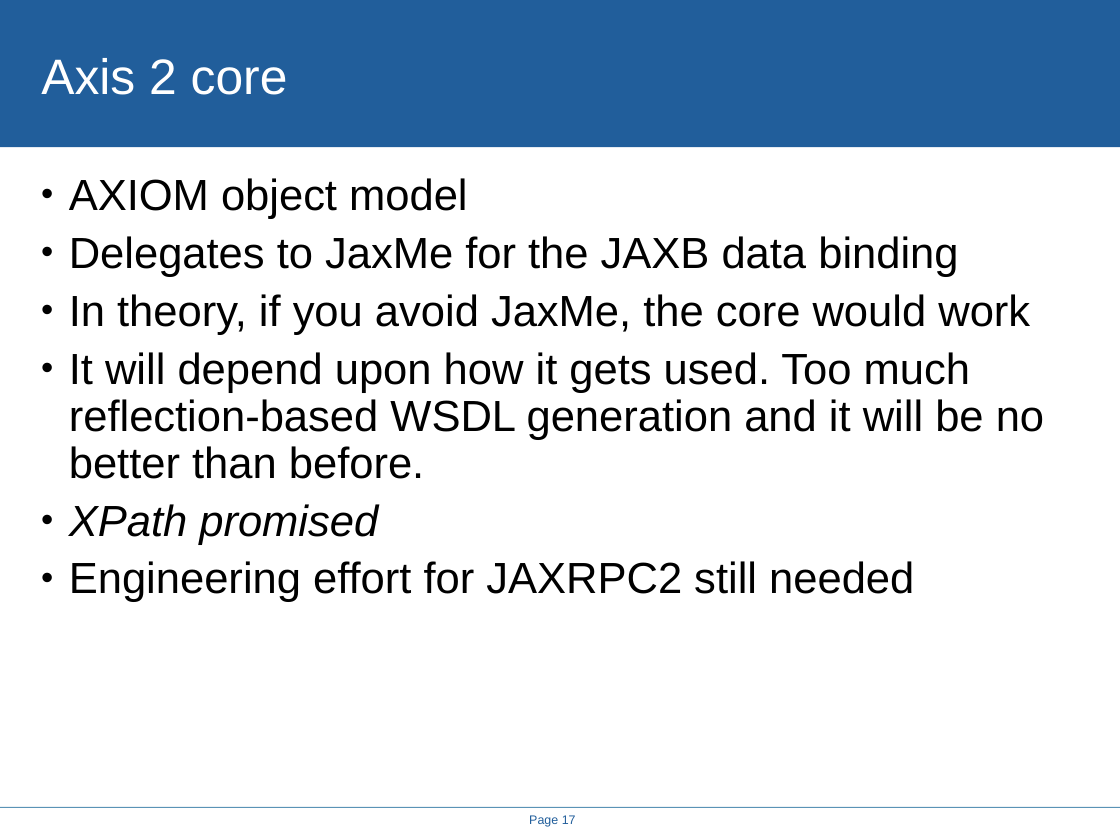
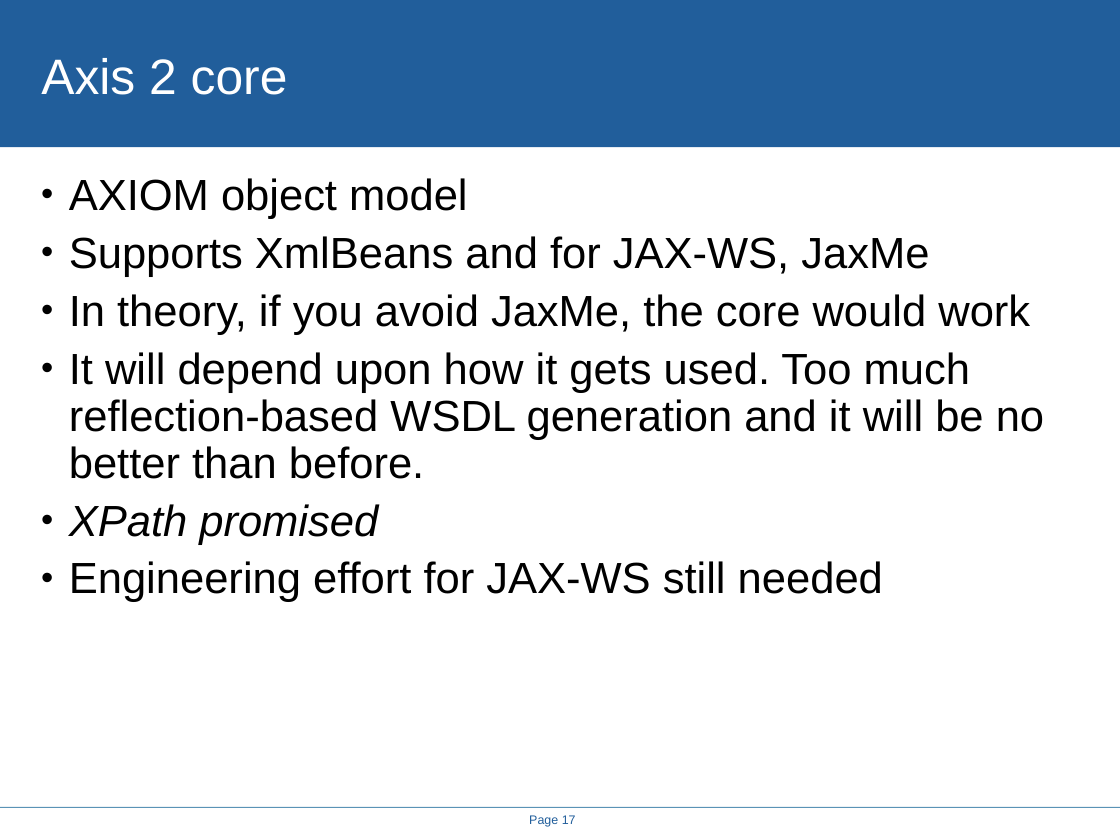
Before and after one commit to rhusar/smartfrog, a slide deck: slide 17 of projects/alpine/doc/icws2005/rethinking_the_java_SOAP_stack.ppt. Drawn at 1120x840 pixels with LibreOffice and Linux fonts; fonts in the diff are those of the drawing; background and template pictures are left out. Boxes give left, top, right and bottom in pixels: in the first picture for what was removed or moved away, otherwise in the second. Text is boxed around its words. In the diff, an @@ line names an element or a change of style, - is before the commit and + after.

Commit message:
axis2 corrections

```diff
--- a/projects/alpine/doc/icws2005/rethinking_the_java_SOAP_stack.ppt
+++ b/projects/alpine/doc/icws2005/rethinking_the_java_SOAP_stack.ppt
@@ text at <box>69,236,929,277</box>: text changed @@
-• Delegates to JaxMe for the JAXB data binding
+• Supports XmlBeans and for JAX-WS, JaxMe
@@ text at <box>69,561,883,602</box>: text changed @@
-• Engineering effort for JAXRPC2 still needed
+• Engineering effort for JAX-WS still needed
```
Also in this commit, not shown: 1 other slide changed.
